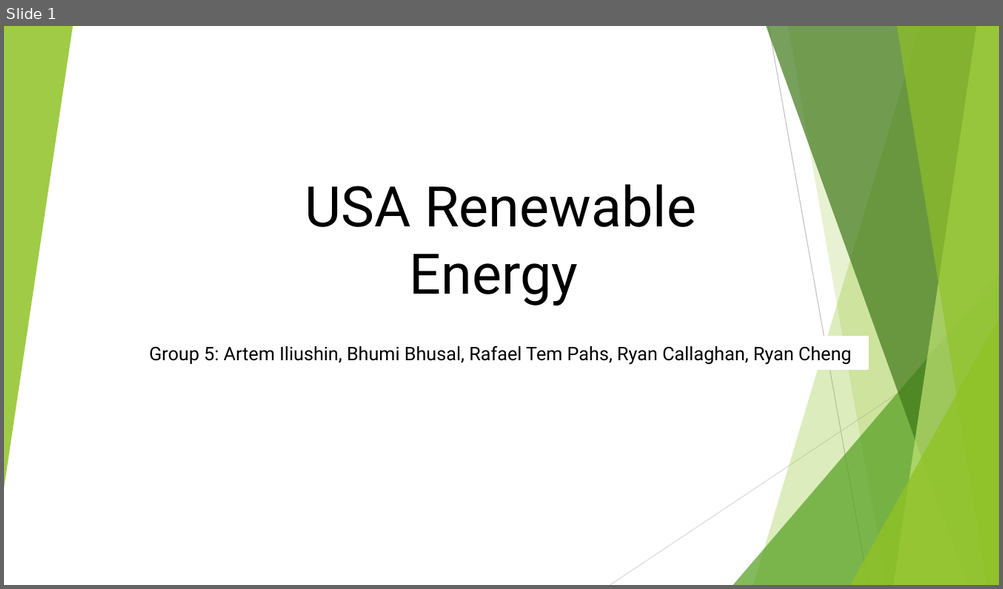
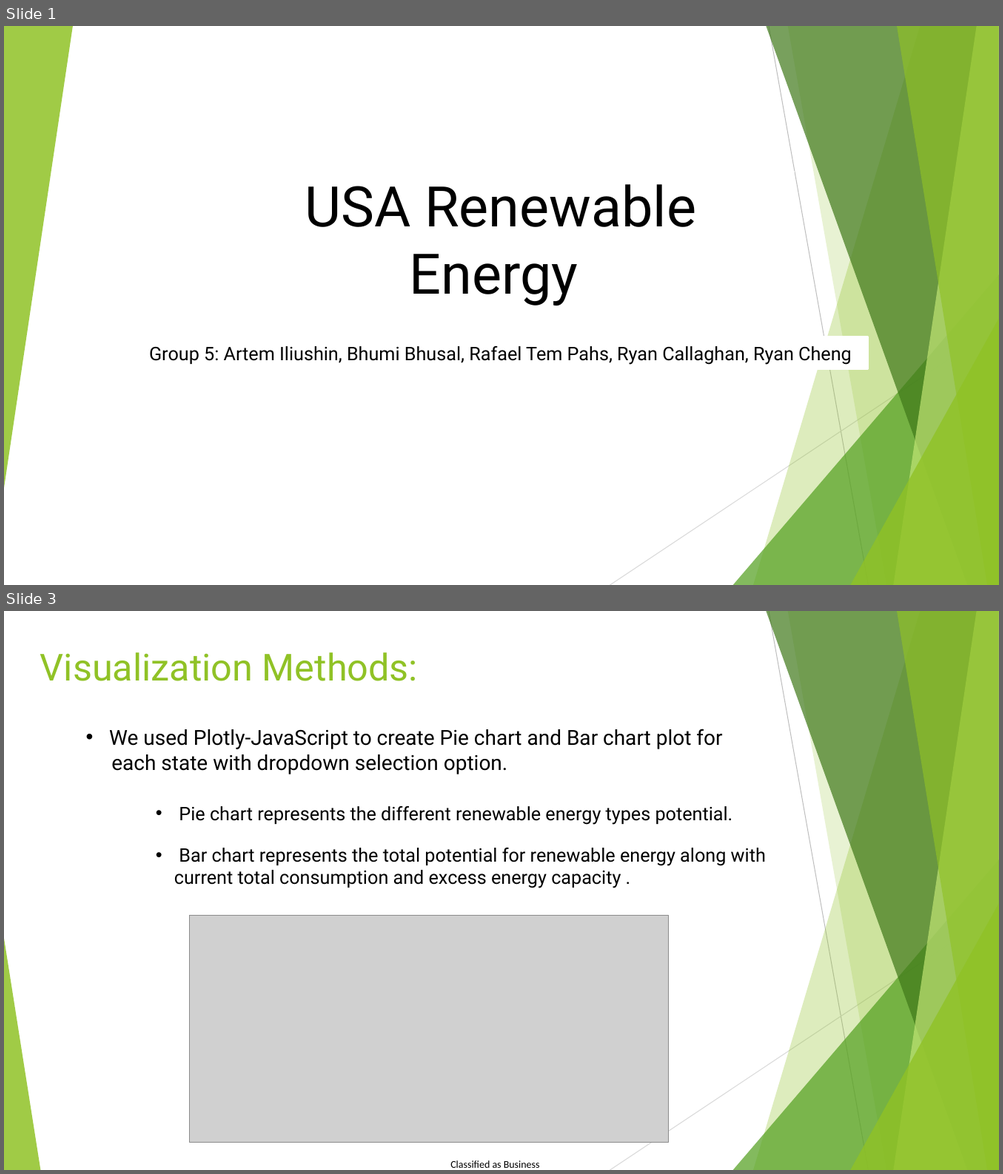
Before and after one commit to ailiushin/group5_project3, a slide deck: Group5_Presentation1.pptx. Shown one above the other, each under a label of ours: slide 1 before the commit, slides 1 and 3 after it; the slides between them are not shown. The pictures are 1003x589 and 1003x1174 pixels, drawn with LibreOffice and Linux fonts; fonts in the diff are those of the drawing; grey boxes stand for pictures; background and template pictures are left out. Boxes give left, top, right and bottom in pixels: in the first picture for what was removed or moved away, otherwise in the second. Text is boxed around its words. In the diff, an @@ line names an element or a change of style, - is before the commit and + after.

```diff
--- a/Group5_Presentation1.pptx
+++ b/Group5_Presentation1.pptx
@@ slide 3 added at bbox=[4, 611, 999, 1170], background #FFFFFF; not listed: 9 template elements that a slide beside it also shows @@
@@ title added at bbox=[40, 652, 418, 681], 36 pt, text #90C226 @@
+Visualization Methods:
@@ text added at bbox=[109, 729, 722, 775], 20 pt, text #000000 @@
+• We used Plotly-JavaScript to create Pie chart and Bar chart plot for
+each state with dropdown selection option.
@@ text added at bbox=[179, 806, 733, 825], 18 pt, text #000000 @@
+• Pie chart represents the different renewable energy types potential.
@@ text added at bbox=[174, 848, 765, 889], 18 pt, text #000000 @@
+• Bar chart represents the total potential for renewable energy along with
+current total consumption and excess energy capacity .
@@ picture added at bbox=[189, 915, 668, 1142] @@
@@ triangle added at bbox=[4, 939, 40, 1170], fill #90C226 at 85% opacity @@
@@ text added at bbox=[450, 1161, 540, 1168], 10 pt, text #000000 @@
+Classified as Business
```
Also in this commit, not shown: 2 slides changed, 3 other slides added, 1 slide removed, 11 other files.
